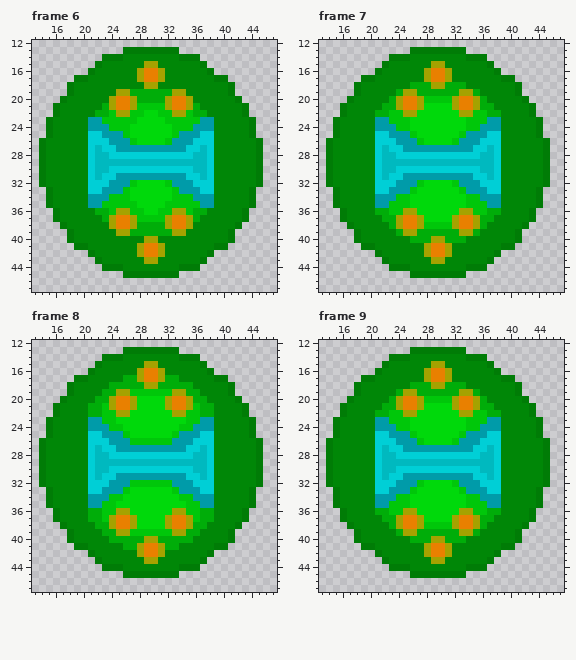
Pixel-art file: raw assets/ragnarok_capsule.aseprite. The picture above is the old version.
60x60 pixels, 15 frames. Shown: frame 6: x 13..47, y 12..47; frame 7: x 13..47, y 12..47; frame 8: x 13..47, y 12..47; frame 9: x 13..47, y 12..47. The commit also changed other frames, which this record leaves out.
After the commit:
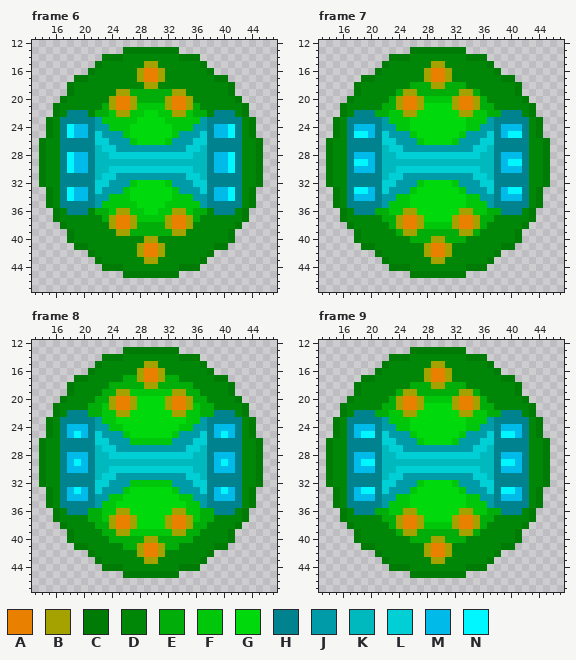
Palette (. is transparent): A #e98000  B #a5a200  C #007c06  D #008707  E #00ad09  F #00c70a  G #00d90b  H #00838e  J #009ba9  K #00b9bf  L #00cfd6  M #00bae9  N #00f7ff
Author's note on the commit: another replacement
The exact change:
Changed rows in their new state; - is an unchanged pixel.
Frame 6, layer "primer_caps":
first column x 17:
22 -HHH------------------HHH-
23 HHHHH----------------HHHHH
24 HNMMH----------------HMMNH
25 HNMMH----------------HMMNH
26 HHHHH----------------HHHHH
27 HHHHH----------------HHHHH
28 HNMMH----------------HMMNH
29 HNMMH----------------HMMNH
30 HNMMH----------------HMMNH
31 HHHHH----------------HHHHH
32 HHHHH----------------HHHHH
33 HNMMH----------------HMMNH
34 HNMMH----------------HMMNH
35 HHHHH----------------HHHHH
36 -HHH------------------HHH-
Frame 7, layer "primer_caps":
first column x 17:
22 -HHH------------------HHH-
23 HHHHH----------------HHHHH
24 HMMMH----------------HMMMH
25 HNNMH----------------HMNNH
26 HHHHH----------------HHHHH
27 HHHHH----------------HHHHH
28 HMMMH----------------HMMMH
29 HNNMH----------------HMNNH
30 HMMMH----------------HMMMH
31 HHHHH----------------HHHHH
32 HHHHH----------------HHHHH
33 HNNMH----------------HMNNH
34 HMMMH----------------HMMMH
35 HHHHH----------------HHHHH
36 -HHH------------------HHH-
Frame 8, layer "primer_caps":
first column x 17:
22 -HHH------------------HHH-
23 HHHHH----------------HHHHH
24 HMMMH----------------HMMMH
25 HMNMH----------------HMNMH
26 HHHHH----------------HHHHH
27 HHHHH----------------HHHHH
28 HMMMH----------------HMMMH
29 HMNMH----------------HMNMH
30 HMMMH----------------HMMMH
31 HHHHH----------------HHHHH
32 HHHHH----------------HHHHH
33 HMNMH----------------HMNMH
34 HMMMH----------------HMMMH
35 HHHHH----------------HHHHH
36 -HHH------------------HHH-
Frame 9, layer "primer_caps":
first column x 17:
22 -HHH------------------HHH-
23 HHHHH----------------HHHHH
24 HMMMH----------------HMMMH
25 HMNNH----------------HNNMH
26 HHHHH----------------HHHHH
27 HHHHH----------------HHHHH
28 HMMMH----------------HMMMH
29 HMNNH----------------HNNMH
30 HMMMH----------------HMMMH
31 HHHHH----------------HHHHH
32 HHHHH----------------HHHHH
33 HMNNH----------------HNNMH
34 HMMMH----------------HMMMH
35 HHHHH----------------HHHHH
36 -HHH------------------HHH-
Pixel boxes of the changes (left, top, right, bottom) in both pictures:
changed: (60, 110, 95, 215)
changed: (207, 110, 242, 215)
changed: (347, 110, 382, 215)
changed: (494, 110, 529, 215)
changed: (60, 410, 95, 515)
changed: (207, 410, 242, 515)
changed: (347, 410, 382, 515)
changed: (494, 410, 529, 515)
